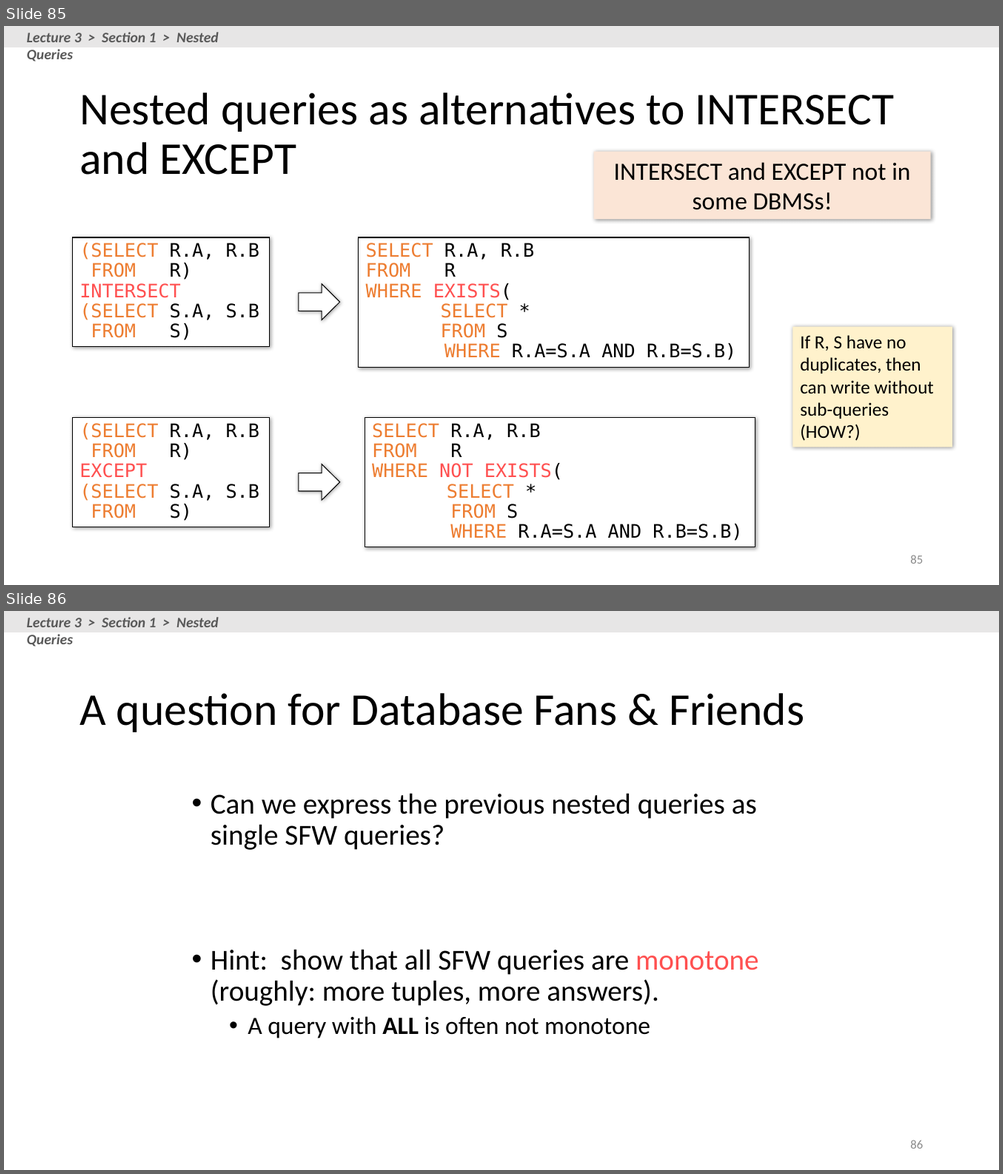
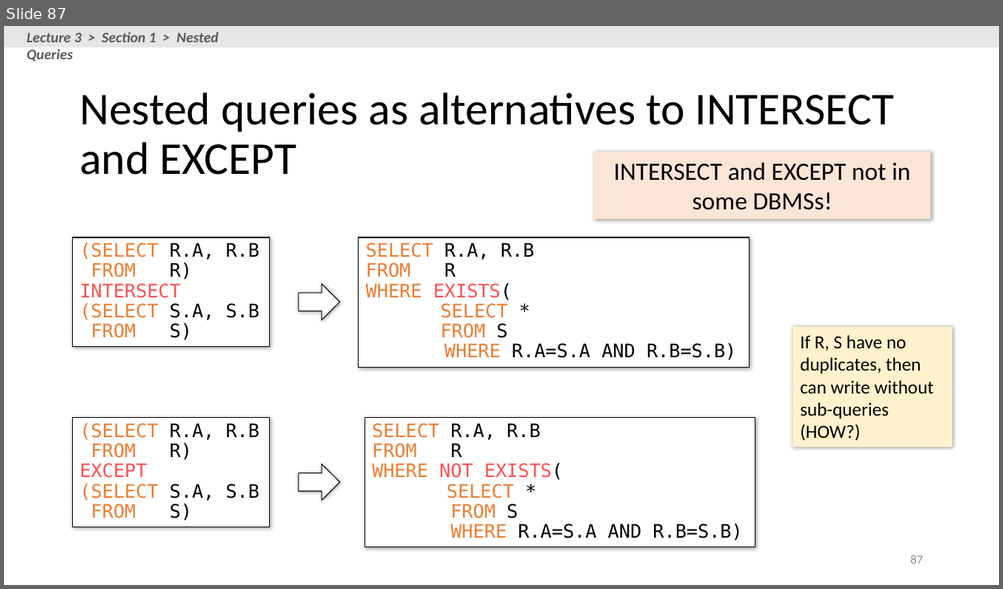
Before and after one commit to stanford-futuredata/cs145-2017, a slide deck: lectures/lecture-2-3/Lecture_2_3_SQL.pptx. Shown one above the other, each under a label of ours: slides 85 and 86 before the commit, slide 87 after it. The pictures are 1003x1174 and 1003x589 pixels, drawn with LibreOffice and Linux fonts; fonts in the diff are those of the drawing. Boxes give left, top, right and bottom in pixels: in the first picture for what was removed or moved away, otherwise in the second. Text is boxed around its words. In the diff, an @@ line names an element or a change of style, - is before the commit and + after.

```diff
--- a/lectures/lecture-2-3/Lecture_2_3_SQL.pptx
+++ b/lectures/lecture-2-3/Lecture_2_3_SQL.pptx
@@ slide 86 removed at [4,611,999,1170], background #FFFFFF @@
@@ rectangle removed at [4,611,999,632] @@
@@ text removed at [27,617,219,647] @@
-Lecture 3 > Section 1 > Nested Queries
@@ title removed at [79,693,804,732] @@
-A question for Database Fans & Friends
@@ text removed at [210,793,758,1039] @@
-• Can we express the previous nested queries as single SFW queries?
-• Hint: show that all SFW queries are monotone (roughly: more tuples, more answers).
-  • A query with ALL is often not monotone
@@ page number removed at [910,1140,922,1149] @@
-86
@@ what was slide 85 is now slide 87 @@
@@ page number at [910,555,922,564]: text changed @@
-85
+87
```
Also in this commit, not shown: 11 slides changed, 2 slides added, 1 other file.
